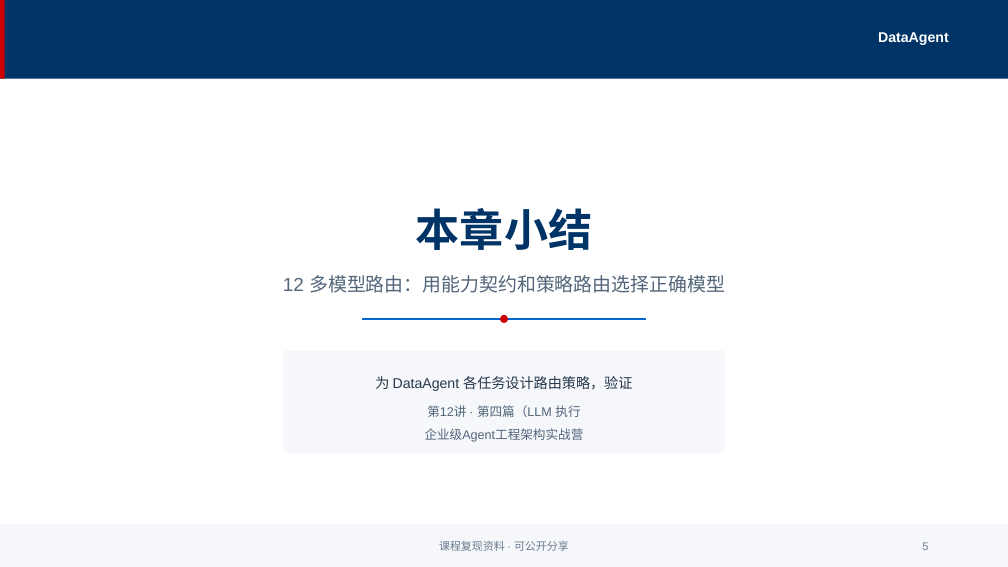
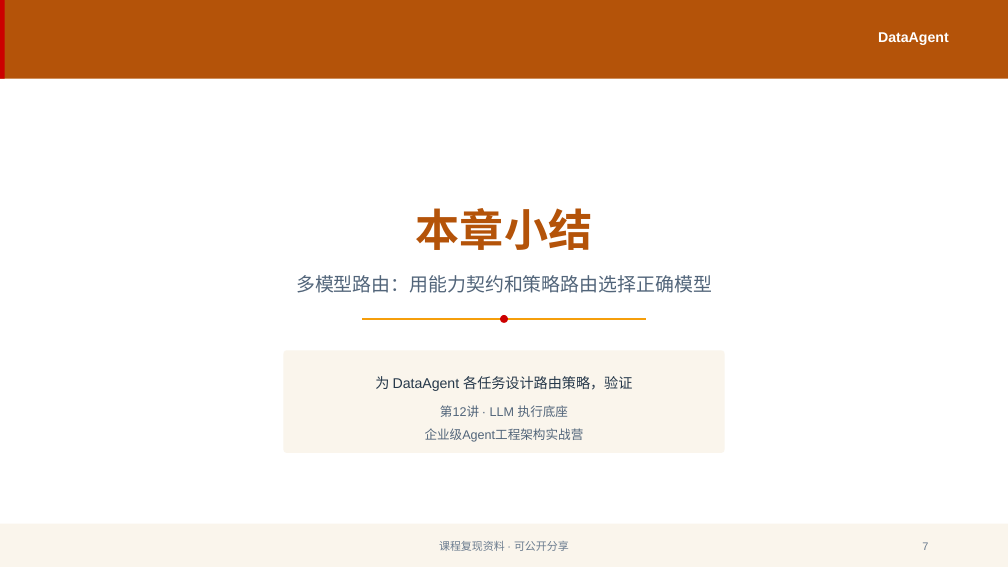
Before and after one commit to tianqiongenze/enterprise-ai-agent-architecture, a slide deck: slide 7 of chapters/pptx/part04/第12讲-多模型路由·用能力契约和策略路由选择正确模型.pptx (slide 5 before the commit). Drawn at 1008x567 pixels with LibreOffice and Linux fonts; fonts in the diff are those of the drawing. Boxes give left, top, right and bottom in pixels: in the first picture for what was removed or moved away, otherwise in the second. Text is boxed around its words. In the diff, an @@ line names an element or a change of style, - is before the commit and + after.

```diff
--- a/chapters/pptx/part04/第12讲-多模型路由·用能力契约和策略路由选择正确模型.pptx
+++ b/chapters/pptx/part04/第12讲-多模型路由·用能力契约和策略路由选择正确模型.pptx
@@ rectangle at (0, 0, 1008, 79): fill #003366 to #B45309 @@
@@ text "本章小结" at (416, 208, 592, 250): text colour #003366 to #B45309 @@
@@ text at (296, 275, 712, 293): text changed @@
-12 多模型路由：用能力契约和策略路由选择正确模型
+多模型路由：用能力契约和策略路由选择正确模型
@@ freeform shape at (362, 319, 646, 320): outline #0066CC 1.5 pt to #F59E0B 1.5 pt @@
@@ rounded rectangle at (284, 351, 724, 453): fill #F5F7FA to #FAF5EC @@
@@ text at (440, 405, 568, 417): text changed @@
-第12讲 · 第四篇（LLM 执行
+第12讲 · LLM 执行底座
@@ rectangle at (0, 524, 1008, 567): fill #F5F7FA to #FAF5EC @@
@@ text at (922, 542, 928, 550): text changed @@
-5
+7
```
Also in this commit, not shown: 3 other slides changed, 3 slides added, 1 slide removed, 45 other files.
